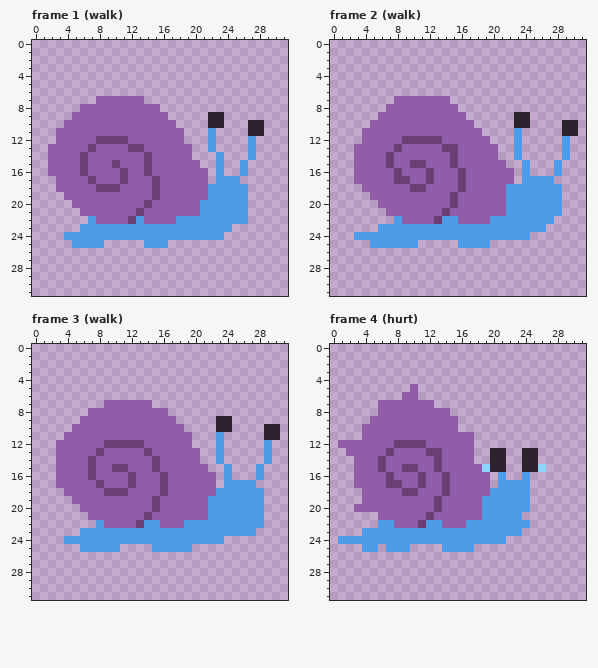
Two states of a pixel-art file, sprites/snail_enemy_1.aseprite. Above is the file before it was changed.
32x32 pixels, 4 frames. Shown: frame 1 (walk), frame 2 (walk), frame 3 (walk), frame 4 (hurt).
After the commit:
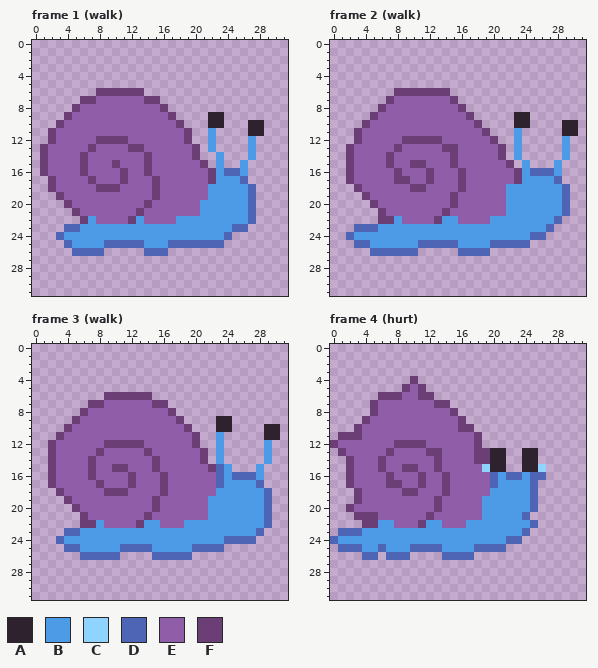
Palette (. is transparent): A #2e222f  B #4d9be6  C #8fd3ff  D #4d65b4  E #905ea9  F #6b3e75
Difference:
--- frame 1 (walk)
@@ x 0..31 @@
  5 ................................
- 6 ................................
- 7 ........EEEEEE..................
- 8 ......EEEEEEEEEE................
- 9 .....EEEEEEEEEEEE.....AA........
-10 ....EEEEEEEEEEEEEE....AA...AA...
-11 ...EEEEEEEEEEEEEEEE...B....AA...
-12 ...EEEEEFFFFEEEEEEE...B....B....
-13 ..EEEEEFEEEEFFEEEEEE..B....B....
-14 ..EEEEFEEEEEEEFEEEEE...B...B....
-15 ..EEEEFEEEFEEEFEEEEEE..B..B.....
-16 ..EEEEFEEEEFEEFEEEEEEE.B..B.....
-17 ...EEEEFEEEFEEEFEEEEEE.BBB......
-18 ...EEEEEFFFEEEEFEEEEEEBBBBB.....
-19 ....EEEEEEEEEEEFEEEEEEBBBBB.....
-20 .....EEEEEEEEEFEEEEEEBBBBBB.....
-21 ......EEEEEEEFEEEEEEEBBBBBB.....
-22 .......BEEEEFBEEEEBBBBBBBBB.....
-23 ......BBBBBBBBBBBBBBBBBBB.......
-24 ....BBBBBBBBBBBBBBBBBBBB........
-25 .....BBBB.....BBB...............
-26 ................................
+ 6 ........FFFFFF..................
+ 7 ......FFEEEEEEFF................
+ 8 .....FEEEEEEEEEEF...............
+ 9 ....FEEEEEEEEEEEEF....AA........
+10 ...FEEEEEEEEEEEEEEF...AA...AA...
+11 ..FEEEEEEEEEEEEEEEEF..B....AA...
+12 ..FEEEEEFFFFEEEEEEEF..B....B....
+13 .FEEEEEFEEEEFFEEEEEEF.B....B....
+14 .FEEEEFEEEEEEEFEEEEEF..B...B....
+15 .FEEEEFEEEFEEEFEEEEEEF.B..B.....
+16 .FEEEEFEEEEFEEFEEEEEEEFBDDB.....
+17 ..FEEEEFEEEFEEEFEEEEEEFBBBD.....
+18 ..FEEEEEFFFEEEEFEEEEEEBBBBBD....
+19 ...FEEEEEEEEEEEFEEEEEEBBBBBD....
+20 ....FEEEEEEEEEFEEEEEEBBBBBBD....
+21 .....FEEEEEEEFEEEEEEEBBBBBBD....
+22 ......FBEEEEFBEEEEBBBBBBBBBD....
+23 ....DDBBBBBBBBBBBBBBBBBBBDD.....
+24 ...DBBBBBBBBBBBBBBBBBBBBD.......
+25 ....DBBBBDDDDDBBBDDDDDDD........
+26 .....DDDD.....DDD...............
 27 ................................
--- frame 2 (walk)
@@ x 0..31 @@
  5 ................................
- 6 ................................
- 7 ........EEEEEEE.................
- 8 .......EEEEEEEEE................
- 9 ......EEEEEEEEEEE......AA.......
-10 .....EEEEEEEEEEEEE.....AA....AA.
-11 ....EEEEEEEEEEEEEEE....B.....AA.
-12 ....EEEEEFFFFFEEEEEE...B.....B..
-13 ...EEEEEFEEEEEFFEEEEE..B.....B..
-14 ...EEEEFEEEEEEEFEEEEE..B.....B..
-15 ...EEEEFEEFFEEEFEEEEEE..B...B...
-16 ...EEEEEFEEEFEEEFEEEEEE.B...B...
-17 ...EEEEEFFEEFEEEFEEEEEE.BBBB....
-18 ....EEEEEEFFEEEEFEEEEEBBBBBBB...
-19 .....EEEEEEEEEEFEEEEEEBBBBBBB...
-20 ......EEEEEEEEEFEEEEEEBBBBBBB...
-21 .......EEEEEEEFEEEEEEEBBBBBBB...
-22 ........BEEEEFBBEEEEBBBBBBBB....
-23 ......BBBBBBBBBBBBBBBBBBBBB.....
-24 ...BBBBBBBBBBBBBBBBBBBBBB.......
-25 .....BBBBBB.....BBBB............
-26 ................................
+ 6 ........FFFFFFF.................
+ 7 .......FEEEEEEEF................
+ 8 ......FEEEEEEEEEF...............
+ 9 .....FEEEEEEEEEEEF.....AA.......
+10 ....FEEEEEEEEEEEEEF....AA....AA.
+11 ...FEEEEEEEEEEEEEEEF...B.....AA.
+12 ...FEEEEEFFFFFEEEEEEF..B.....B..
+13 ..FEEEEEFEEEEEFFEEEEEF.B.....B..
+14 ..FEEEEFEEEEEEEFEEEEEF.B.....B..
+15 ..FEEEEFEEFFEEEFEEEEEEF.B...B...
+16 ..FEEEEEFEEEFEEEFEEEEEEFBDDDB...
+17 ..FEEEEEFFEEFEEEFEEEEEEFBBBBD...
+18 ...FEEEEEEFFEEEEFEEEEEBBBBBBBD..
+19 ....FEEEEEEEEEEFEEEEEEBBBBBBBD..
+20 .....FEEEEEEEEEFEEEEEEBBBBBBBD..
+21 ......FEEEEEEEFEEEEEEEBBBBBBBD..
+22 ......FFBEEEEFBBEEEEBBBBBBBBD...
+23 ...DDDBBBBBBBBBBBBBBBBBBBBBD....
+24 ..DBBBBBBBBBBBBBBBBBBBBBBDD.....
+25 ...DDBBBBBBDDDDDBBBBDDDDD.......
+26 .....DDDDDD.....DDDD............
 27 ................................
--- frame 3 (walk)
@@ x 0..31 @@
  5 ................................
- 6 ................................
- 7 .........EEEEEE.................
- 8 .......EEEEEEEEEE...............
- 9 ......EEEEEEEEEEEE.....AA.......
-10 .....EEEEEEEEEEEEEE....AA....AA.
-11 ....EEEEEEEEEEEEEEEE...B.....AA.
-12 ...EEEEEEFFFFFEEEEEE...B.....B..
-13 ...EEEEEFEEEEEFEEEEEE..B.....B..
-14 ...EEEEFEEEEEEEFEEEEE..B.....B..
-15 ...EEEEFEEFFEEEFEEEEEE..B...B...
-16 ...EEEEFEEEEFEEEFEEEEEE.B...B...
-17 ...EEEEEFEEEFEEEFEEEEEE.BBBB....
-18 ....EEEEEFFFEEEEFEEEEEEBBBBBB...
-19 .....EEEEEEEEEEFEEEEEEBBBBBBB...
-20 ......EEEEEEEEEFEEEEEEBBBBBBB...
-21 .......EEEEEEEFEEEEEEEBBBBBBB...
-22 ........BEEEEFBBEEEBBBBBBBBBB...
-23 ......BBBBBBBBBBBBBBBBBBBBBB....
-24 ....BBBBBBBBBBBBBBBBBBBB........
-25 ......BBBBB....BBBBB............
-26 ................................
+ 6 .........FFFFFF.................
+ 7 .......FFEEEEEEFF...............
+ 8 ......FEEEEEEEEEEF..............
+ 9 .....FEEEEEEEEEEEEF....AA.......
+10 ....FEEEEEEEEEEEEEEF...AA....AA.
+11 ...FEEEEEEEEEEEEEEEEF..B.....AA.
+12 ..FEEEEEEFFFFFEEEEEEF..B.....B..
+13 ..FEEEEEFEEEEEFEEEEEEF.B.....B..
+14 ..FEEEEFEEEEEEEFEEEEEF.B.....B..
+15 ..FEEEEFEEFFEEEFEEEEEEFDB...B...
+16 ..FEEEEFEEEEFEEEFEEEEEEDBDDDB...
+17 ..FEEEEEFEEEFEEEFEEEEEEDBBBBD...
+18 ...FEEEEEFFFEEEEFEEEEEEBBBBBBD..
+19 ....FEEEEEEEEEEFEEEEEEBBBBBBBD..
+20 .....FEEEEEEEEEFEEEEEEBBBBBBBD..
+21 ......FEEEEEEEFEEEEEEEBBBBBBBD..
+22 ......FFBEEEEFBBEEEBBBBBBBBBBD..
+23 ....DDBBBBBBBBBBBBBBBBBBBBBBD...
+24 ...DBBBBBBBBBBBBBBBBBBBBDDDD....
+25 ....DDBBBBBDDDDBBBBBDDDD........
+26 ......DDDDD....DDDDD............
 27 ................................
--- frame 4 (hurt)
@@ x 0..31 @@
  3 ................................
- 4 ................................
- 5 ..........E.....................
- 6 .........EE.....................
- 7 ......EEEEEEE...................
- 8 ......EEEEEEEEE.................
- 9 .....EEEEEEEEEEE................
-10 ....EEEEEEEEEEEE................
-11 ....EEEEEEEEEEEEEE..............
-12 .EEEEEEEFFFFEEEEEE..............
-13 ..EEEEEFEEEEFFEEEE..AA..AA......
-14 ...EEEFEEEEEEFEEEE..AA..AA......
-15 ...EEEFEEFFEEFEEEEECAA..AAC.....
-16 ...EEEEFEEEFEEFEEEEE.B..B.......
-17 ...EEEEFFEEFEEFEEEEE.BBBB.......
-18 ....EEEEEFFEEEFEEEEEBBBBB.......
-19 ....EEEEEEEEEFEEEEEBBBBBB.......
-20 ...EEEEEEEEEEFEEEEEBBBBBB.......
-21 ......EEEEEEFEEEEEEBBBBB........
-22 ......BBEEEFBBEEEBBBBBBBB.......
-23 ....BBBBBBBBBBBBBBBBBBBB........
-24 .BBBBBBBBBBBBBBBBBBBBB..........
-25 ....BB.BBB....BBBB..............
-26 ................................
+ 4 ..........F.....................
+ 5 .........FEF....................
+ 6 ......FFFEEFF...................
+ 7 .....FEEEEEEEFF.................
+ 8 .....FEEEEEEEEEF................
+ 9 ....FEEEEEEEEEEEF...............
+10 ...FEEEEEEEEEEEEFF..............
+11 .FFFEEEEEEEEEEEEEEF.............
+12 FEEEEEEEFFFFEEEEEEF.............
+13 .FEEEEEFEEEEFFEEEEFFAA..AA......
+14 ..FEEEFEEEEEEFEEEEFFAA..AA......
+15 ..FEEEFEEFFEEFEEEEECAA..AAC.....
+16 ..FEEEEFEEEFEEFEEEEEDBDDBDD.....
+17 ..FEEEEFFEEFEEFEEEEEDBBBBD......
+18 ...FEEEEEFFEEEFEEEEEBBBBBD......
+19 ...FEEEEEEEEEFEEEEEBBBBBBD......
+20 ..FEEEEEEEEEEFEEEEEBBBBBBD......
+21 ...FFFEEEEEEFEEEEEEBBBBBD.......
+22 ....FFBBEEEFBBEEEBBBBBBBBD......
+23 .DDDBBBBBBBBBBBBBBBBBBBBD.......
+24 DBBBBBBBBBBBBBBBBBBBBBDD........
+25 .DDDBBDBBBDDDDBBBBDDDD..........
+26 ....DD.DDD....DDDD..............
 27 ................................
Where, in picture pixels (left, top, right, bottom), the same in both pictures:
added: (40, 88, 256, 256)
added: (346, 88, 570, 256)
added: (48, 392, 272, 560)
added: (330, 376, 546, 560)
